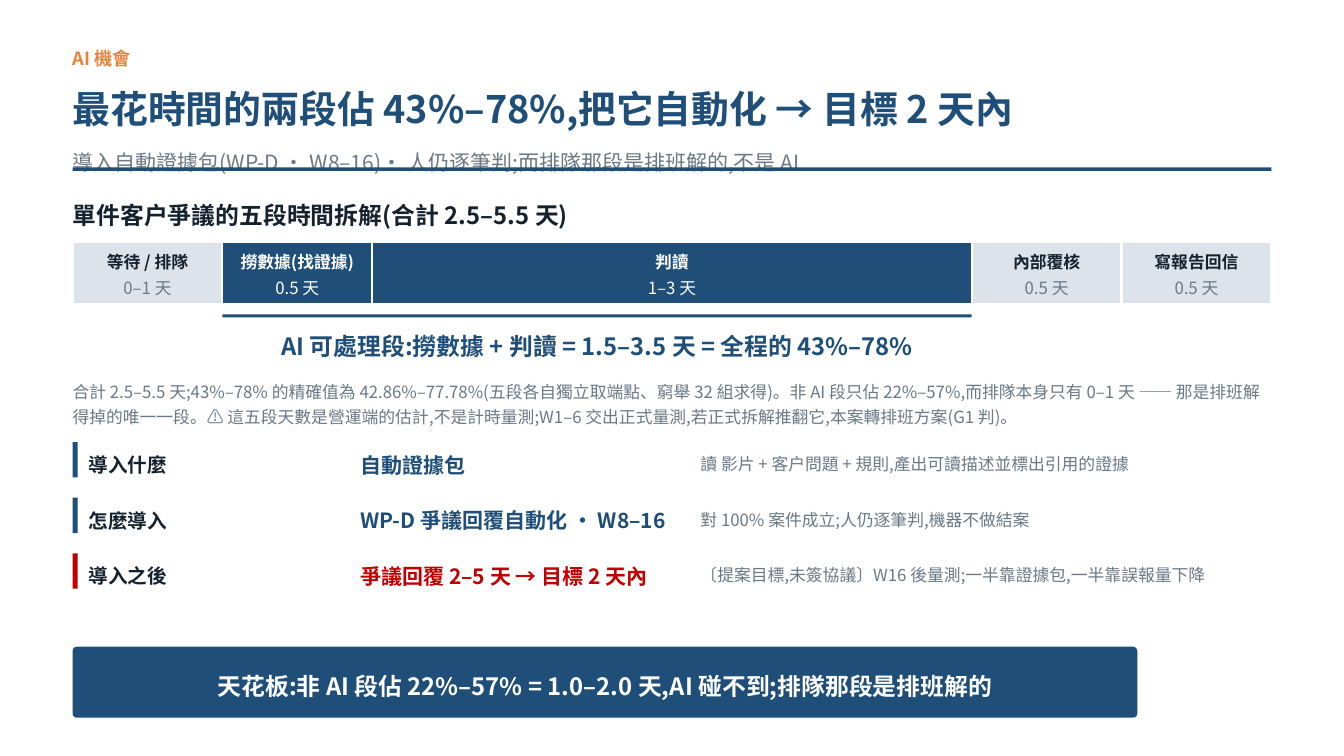
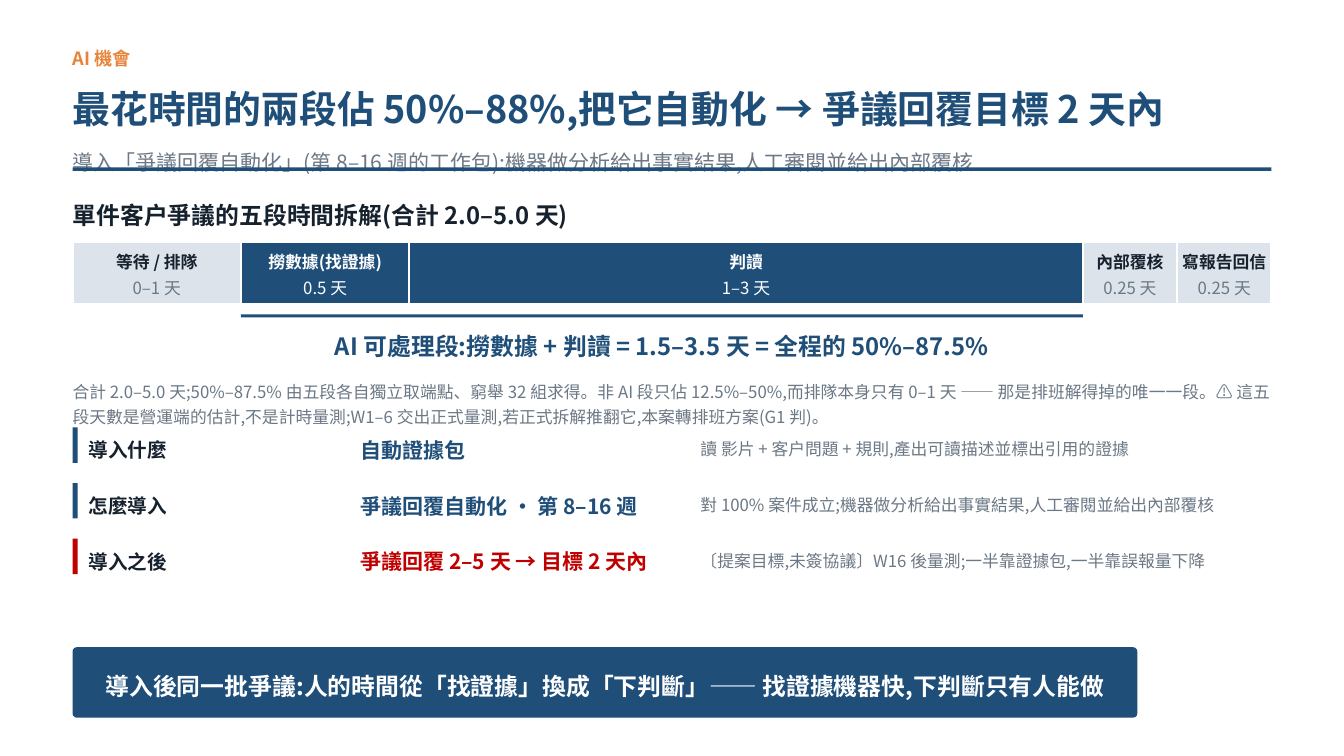
Before and after one commit to pokai-huang0828/UTS_workspace, a slide deck: slide 3 of Artificial Intelligence for Enterprises/Assessment3/Huang_26254793_421104_Assessment 3.pptx. Drawn at 1344x756 pixels with LibreOffice and Linux fonts; fonts in the diff are those of the drawing. Boxes give left, top, right and bottom in pixels: in the first picture for what was removed or moved away, otherwise in the second. Text is boxed around its words. In the diff, an @@ line names an element or a change of style, - is before the commit and + after.

```diff
--- a/Artificial Intelligence for Enterprises/Assessment3/Huang_26254793_421104_Assessment 3.pptx
+++ b/Artificial Intelligence for Enterprises/Assessment3/Huang_26254793_421104_Assessment 3.pptx
@@ text at (73, 90, 1165, 131): text changed @@
-最花時間的兩段佔 43%–78%,把它自動化 → 目標 2 天內
+最花時間的兩段佔 50%–88%,把它自動化 → 爭議回覆目標 2 天內
@@ text at (73, 152, 973, 174): text changed @@
-導入自動證據包(WP-D · W8–16)· 人仍逐筆判;而排隊那段是排班解的,不是 AI
+導入「爭議回覆自動化」(第 8–16 週的工作包):機器做分析給出事實結果,人工審閱並給出內部覆核
@@ text at (73, 203, 568, 229): text changed @@
-單件客戶爭議的五段時間拆解(合計 2.5–5.5 天)
+單件客戶爭議的五段時間拆解(合計 2.0–5.0 天)
@@ text "等待 / 排隊": place and size @@
-text "等待 / 排隊" at (107, 254, 189, 270)
+text "等待 / 排隊" at (116, 254, 198, 270)
@@ rectangle: place and size @@
-rectangle at (73, 242, 223, 304)
+rectangle at (73, 242, 241, 304)
@@ text "撈數據(找證據)": place and size @@
-text "撈數據(找證據)" at (241, 254, 354, 271)
+text "撈數據(找證據)" at (268, 254, 381, 271)
@@ rectangle: place and size @@
-rectangle at (223, 242, 373, 304)
+rectangle at (241, 242, 409, 304)
@@ text "判讀": place and size @@
-text "判讀" at (655, 251, 689, 273)
+text "判讀" at (729, 251, 763, 273)
@@ rectangle: place and size @@
-rectangle at (372, 242, 972, 304)
+rectangle at (409, 242, 1083, 304)
@@ text "內部覆核": place and size @@
-text "內部覆核" at (1013, 254, 1080, 270)
+text "內部覆核" at (1096, 254, 1163, 270)
@@ rectangle: place and size @@
-rectangle at (972, 242, 1122, 304)
+rectangle at (1083, 242, 1178, 304)
@@ text "寫報告回信": place and size @@
-text "寫報告回信" at (1154, 254, 1238, 270)
+text "寫報告回信" at (1182, 254, 1266, 270)
@@ rectangle: place and size @@
-rectangle at (1122, 242, 1272, 304)
+rectangle at (1178, 242, 1272, 304)
@@ text "0–1 天": place and size @@
-text "0–1 天" at (123, 281, 172, 295)
+text "0–1 天" at (133, 281, 181, 295)
@@ text "0.5 天": place and size @@
-text "0.5 天" at (275, 281, 319, 295)
+text "0.5 天" at (303, 281, 347, 295)
@@ text "1–3 天": place and size @@
-text "1–3 天" at (648, 281, 696, 295)
+text "1–3 天" at (722, 281, 770, 295)
@@ text at (1103, 281, 1157, 295): text changed @@
-0.5 天
+0.25 天
@@ text at (1198, 281, 1251, 295): text changed @@
-0.5 天
+0.25 天
@@ rectangle: place and size @@
-rectangle at (223, 315, 972, 318)
+rectangle at (241, 315, 1083, 318)
@@ text at (335, 334, 989, 357): text changed @@
-AI 可處理段:撈數據 + 判讀 = 1.5–3.5 天 = 全程的 43%–78%
+AI 可處理段:撈數據 + 判讀 = 1.5–3.5 天 = 全程的 50%–87.5%
@@ text at (73, 384, 1270, 429): text changed @@
-合計 2.5–5.5 天;43%–78% 的精確值為 42.86%–77.78%(五段各自獨立取端點、窮舉 32 組求得)。非 AI 段只佔 22%–57%,而排隊本身只有 0–1 天 —— 那是排班解得掉的唯一一段。⚠ 這五段天數是營運端的估計,不是計時量測;W1–6 交出正式量測,若正式拆解推翻它,本案轉排班方案(G1 判)。
+合計 2.0–5.0 天;50%–87.5% 由五段各自獨立取端點、窮舉 32 組求得。非 AI 段只佔 12.5%–50%,而排隊本身只有 0–1 天 —— 那是排班解得掉的唯一一段。⚠ 這五段天數是營運端的估計,不是計時量測;W1–6 交出正式量測,若正式拆解推翻它,本案轉排班方案(G1 判)。
@@ text at (360, 493, 638, 519): text changed @@
-WP-D 爭議回覆自動化 · W8–16
+爭議回覆自動化 · 第 8–16 週
@@ text at (700, 497, 1214, 514): text changed @@
-對 100% 案件成立;人仍逐筆判,機器不做結案
+對 100% 案件成立;機器做分析給出事實結果,人工審閱並給出內部覆核
@@ 7 texts, 3 rectangles: place and size @@
-7 texts, 3 rectangles at (73, 443, 1205, 589)
+7 texts, 3 rectangles at (73, 427, 1205, 574)
@@ text at (105, 674, 1104, 700): text changed @@
-天花板:非 AI 段佔 22%–57% = 1.0–2.0 天,AI 碰不到;排隊那段是排班解的
+導入後同一批爭議:人的時間從「找證據」換成「下判斷」—— 找證據機器快,下判斷只有人能做
```
Also in this commit, not shown: 1 other slide changed, 3 other files.
